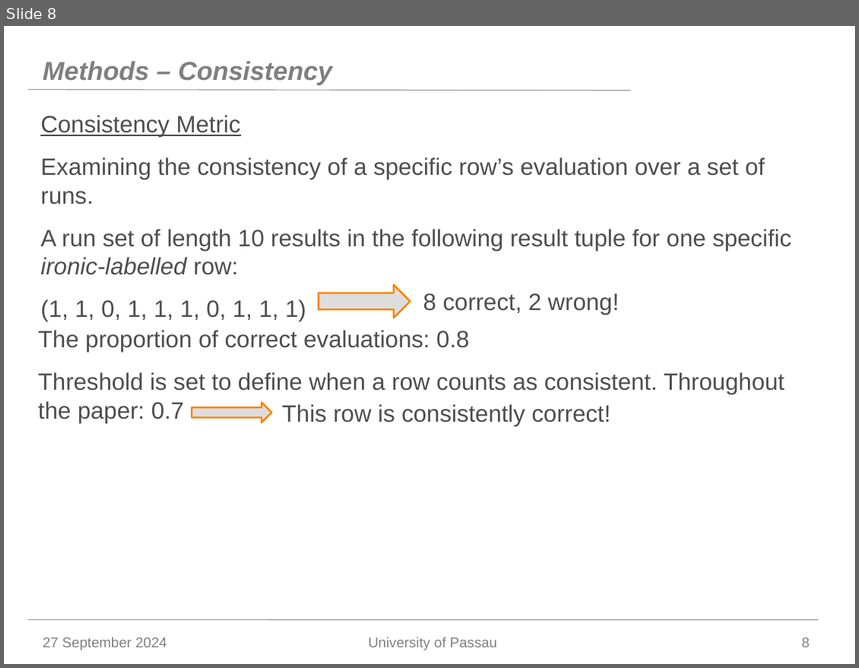
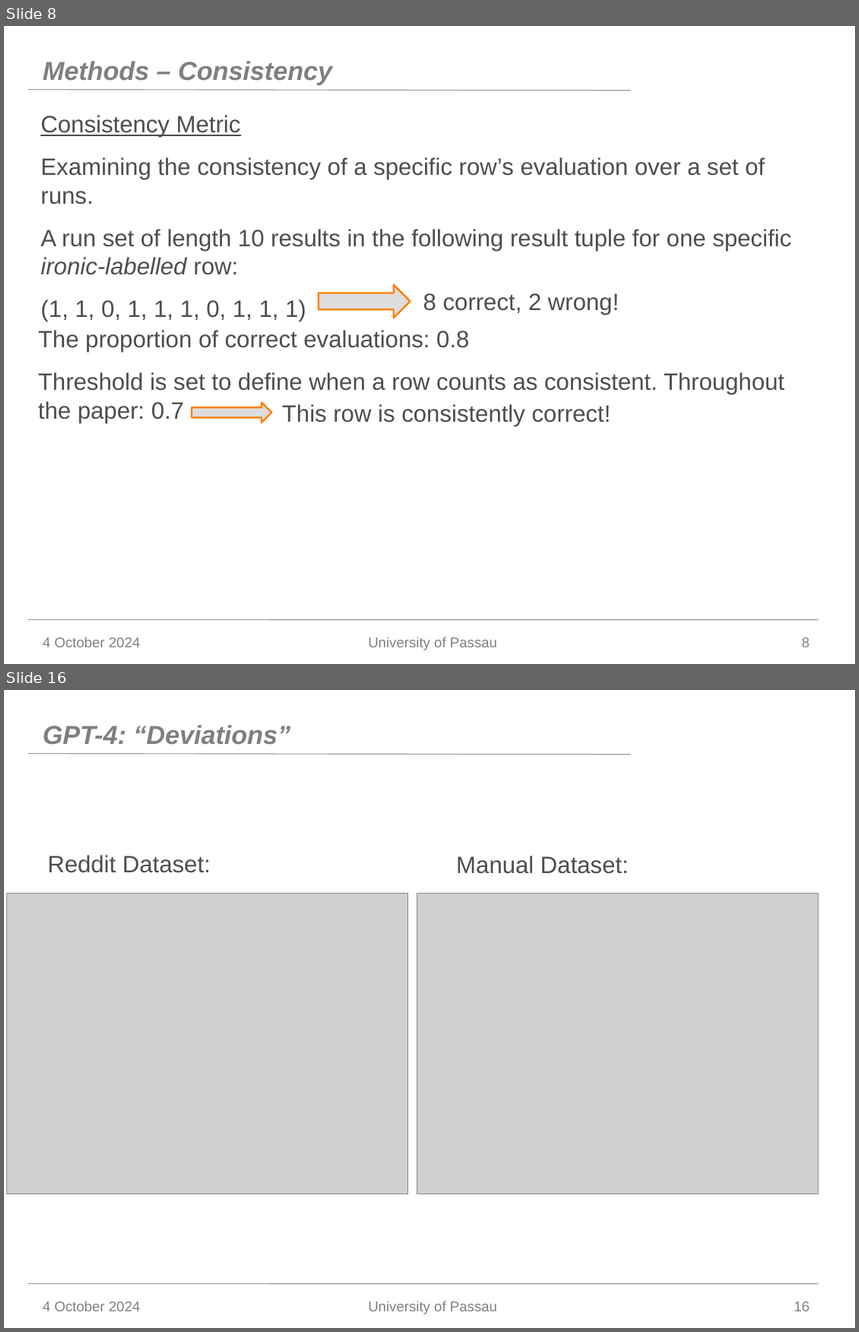
Before and after one commit to Jonas-Barth/bachelor, a slide deck: Writing/Präsentation.pptx. Shown one above the other, each under a label of ours: slide 8 before the commit, slides 8 and 16 after it; the slides between them are not shown. The pictures are 859x668 and 859x1332 pixels, drawn with LibreOffice and Linux fonts; fonts in the diff are those of the drawing; grey boxes stand for pictures; background and template pictures are left out. Boxes give left, top, right and bottom in pixels: in the first picture for what was removed or moved away, otherwise in the second. Text is boxed around its words. In the diff, an @@ line names an element or a change of style, - is before the commit and + after.

```diff
--- a/Writing/Präsentation.pptx
+++ b/Writing/Präsentation.pptx
@@ slide 16 added at box(4, 690, 855, 1328), background #FFFFFF; not listed: 2 template elements that a slide beside it also shows @@
@@ title added at box(43, 725, 291, 745), 22 pt, text #7F7F7F, bold, italic @@
+GPT-4: “Deviations”
@@ text added at box(47, 855, 211, 873), 20 pt, text #4D4D4D @@
+Reddit Dataset:
@@ text added at box(456, 856, 629, 874), 20 pt, text #4D4D4D @@
+Manual Dataset:
@@ picture added at box(6, 894, 408, 1195) @@
@@ picture added at box(417, 894, 818, 1195) @@
@@ text added at box(43, 1301, 140, 1312), 12 pt, text #7F7F7F @@
+4 October 2024
@@ text added at box(368, 1301, 497, 1315), 12 pt, text #7F7F7F @@
+University of Passau
@@ page number added at box(794, 1302, 810, 1312), 12 pt, text #7F7F7F @@
+16
@@ slide 8 changed as well @@
@@ text at box(43, 637, 140, 648): text changed @@
-27 September 2024
+4 October 2024
```
Also in this commit, not shown: 7 other slides changed, 11 other slides added, 2 slides removed.
